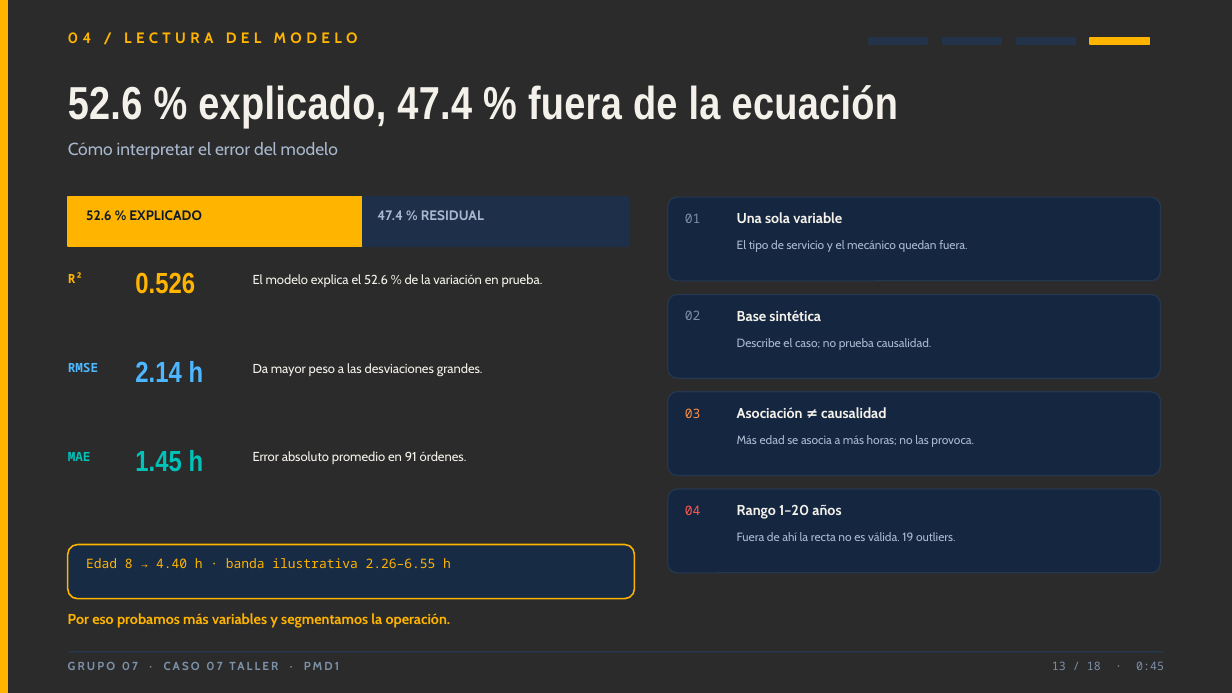
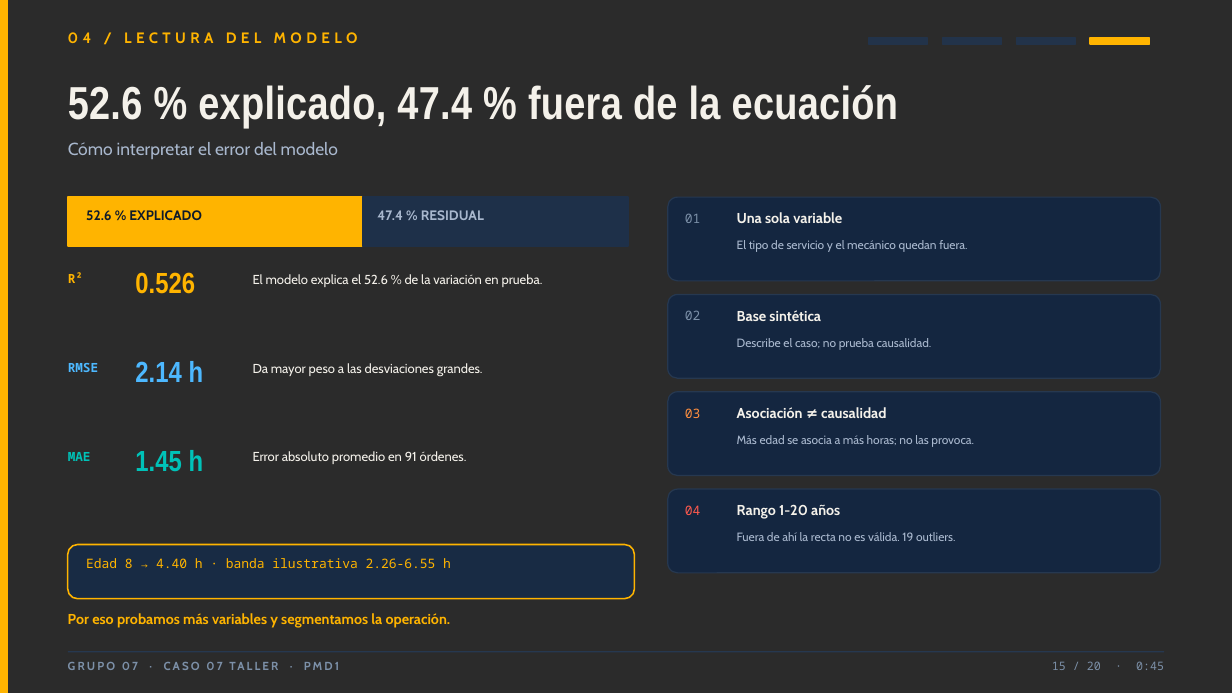
Before and after one commit to erickparionayauricasa6/TRABAJO_FUNDAMENTOS, a slide deck: slide 15 of PMD1_Semana08_Grupo07_Caso07_Taller_Presentacion.pptx (slide 13 before the commit). Drawn at 1232x693 pixels with LibreOffice and Linux fonts; fonts in the diff are those of the drawing; background and template pictures are left out; a plain dark background stands for a picture behind light text. Boxes give left, top, right and bottom in pixels: in the first picture for what was removed or moved away, otherwise in the second. Text is boxed around its words. In the diff, an @@ line names an element or a change of style, - is before the commit and + after.

```diff
--- a/PMD1_Semana08_Grupo07_Caso07_Taller_Presentacion.pptx
+++ b/PMD1_Semana08_Grupo07_Caso07_Taller_Presentacion.pptx
@@ text at bbox=[737, 504, 840, 519]: text changed @@
-Rango 1–20 años
+Rango 1-20 años
@@ text at bbox=[1052, 661, 1164, 670]: text changed @@
-13 / 18 · 0:45
+15 / 20 · 0:45
```
Also in this commit, not shown: 19 other slides changed, 3 slides added, 2 other files.
